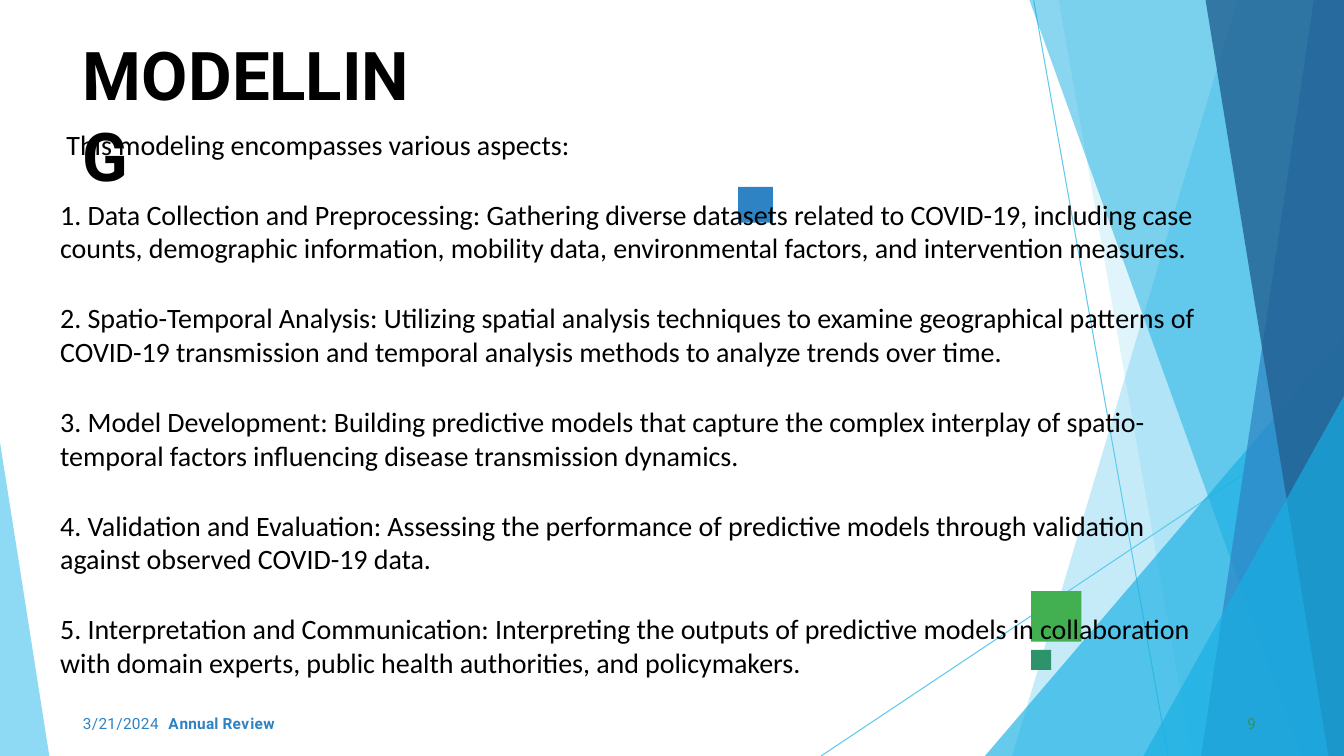
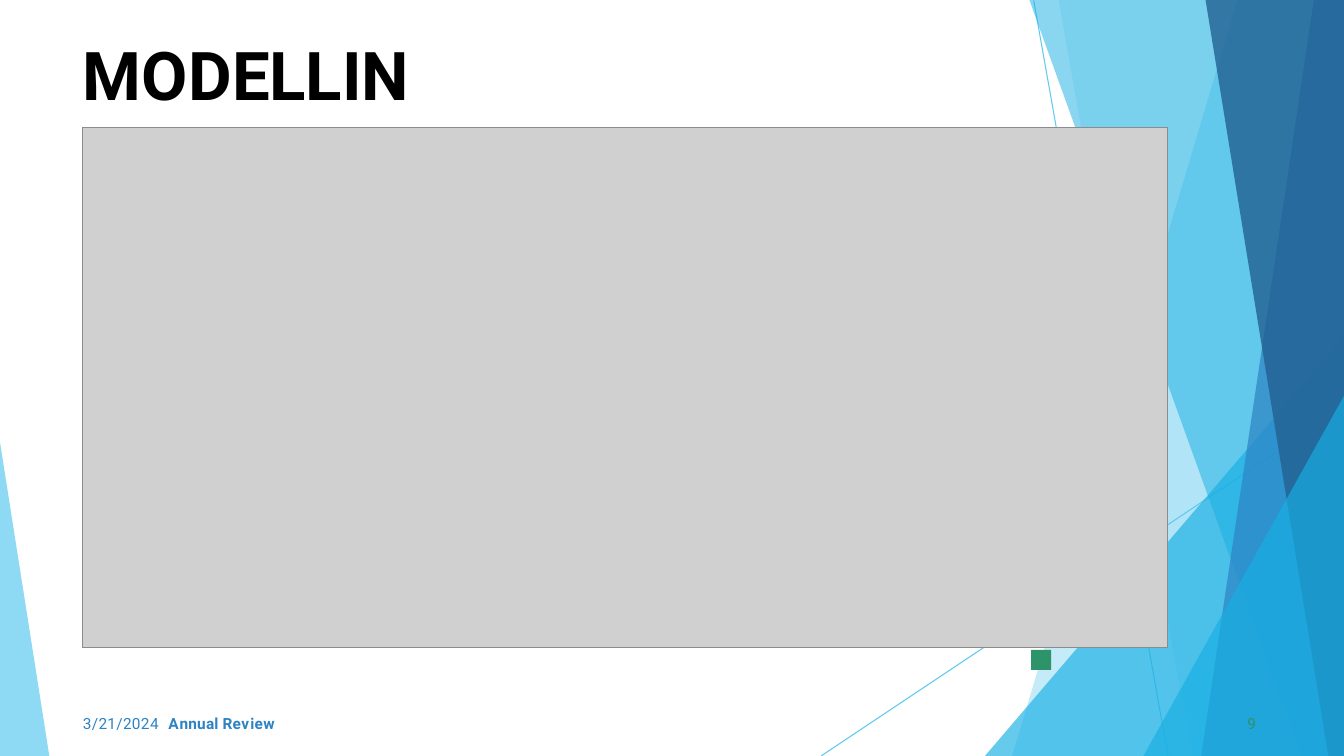
Before and after one commit to 9789604858/TNDSC_Generative-AI, a slide deck: slide 9 of covid-19 outbreak.pptx. Drawn at 1344x756 pixels with LibreOffice and Linux fonts; fonts in the diff are those of the drawing; grey boxes stand for pictures; background and template pictures are left out. Boxes give left, top, right and bottom in pixels: in the first picture for what was removed or moved away, otherwise in the second. Text is boxed around its words. In the diff, an @@ line names an element or a change of style, - is before the commit and + after.

```diff
--- a/covid-19 outbreak.pptx
+++ b/covid-19 outbreak.pptx
@@ text removed at <box>60,132,1194,678</box> @@
-This modeling encompasses various aspects:
-1. Data Collection and Preprocessing: Gathering diverse datasets related to COVID-19, including case counts, demographic information, mobility data, environmental factors, and intervention measures.
-2. Spatio-Temporal Analysis: Utilizing spatial analysis techniques to examine geographical patterns of COVID-19 transmission and temporal analysis methods to analyze trends over time.
-3. Model Development: Building predictive models that capture the complex interplay of spatio-temporal factors influencing disease transmission dynamics.
-4. Validation and Evaluation: Assessing the performance of predictive models through validation against observed COVID-19 data.
-5. Interpretation and Communication: Interpreting the outputs of predictive models in collaboration with domain experts, public health authorities, and policymakers.
@@ picture added at <box>83,127,1168,647</box> @@
@@ freeform shape removed at <box>738,187,772,222</box> @@
@@ freeform shape removed at <box>1031,591,1082,641</box> @@
```
